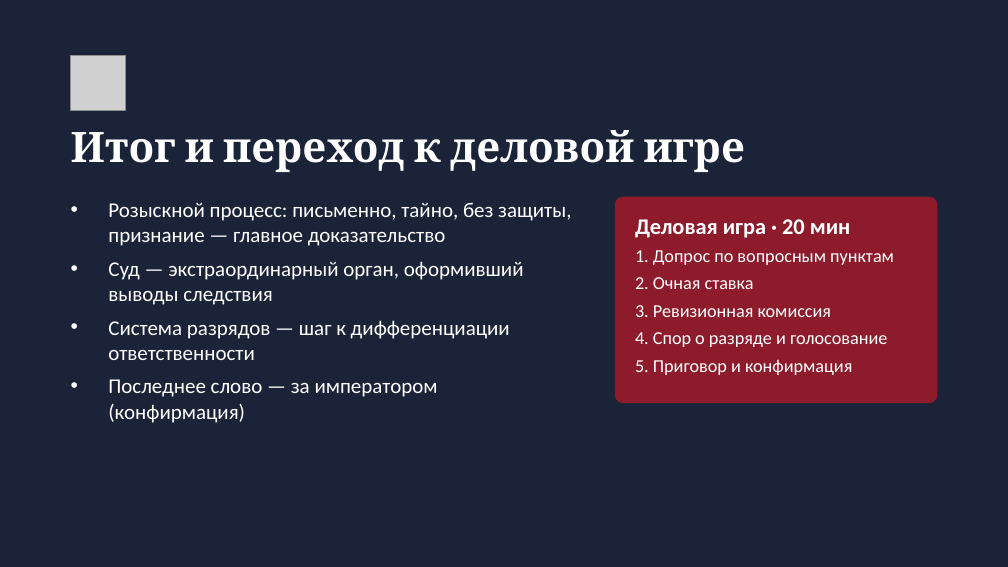
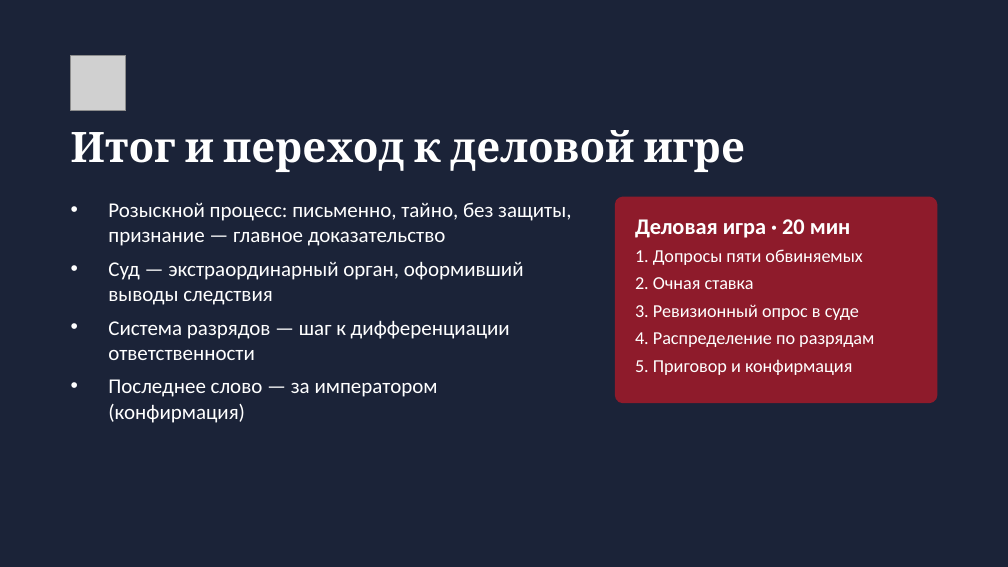
Before and after one commit to matvejkozubenko24-jpg/Project, a slide deck: slide 11 of 3_Презентация.pptx. Drawn at 1008x567 pixels with LibreOffice and Linux fonts; fonts in the diff are those of the drawing; grey boxes stand for pictures. Boxes give left, top, right and bottom in pixels: in the first picture for what was removed or moved away, otherwise in the second. Text is boxed around its words. In the diff, an @@ line names an element or a change of style, - is before the commit and + after.

```diff
--- a/3_Презентация.pptx
+++ b/3_Презентация.pptx
@@ text at <box>635,249,862,265</box>: text changed @@
-1. Допрос по вопросным пунктам
+1. Допросы пяти обвиняемых
@@ text at <box>635,304,874,347</box>: text changed @@
-3. Ревизионная комиссия
-4. Спор о разряде и голосование
+3. Ревизионный опрос в суде
+4. Распределение по разрядам
```
Also in this commit, not shown: 3 other files.
